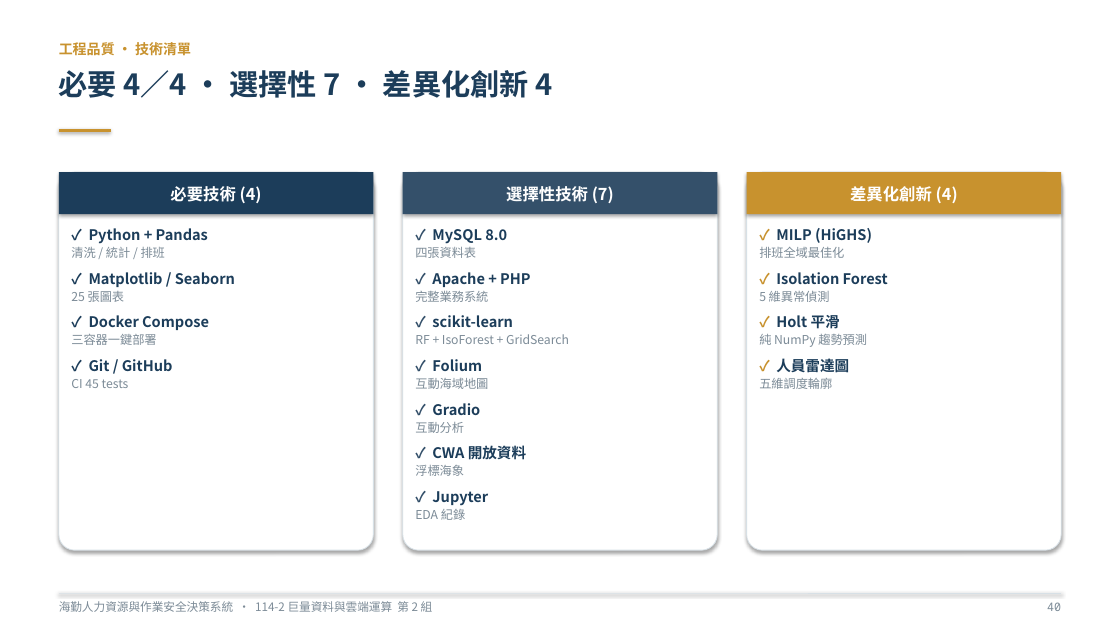
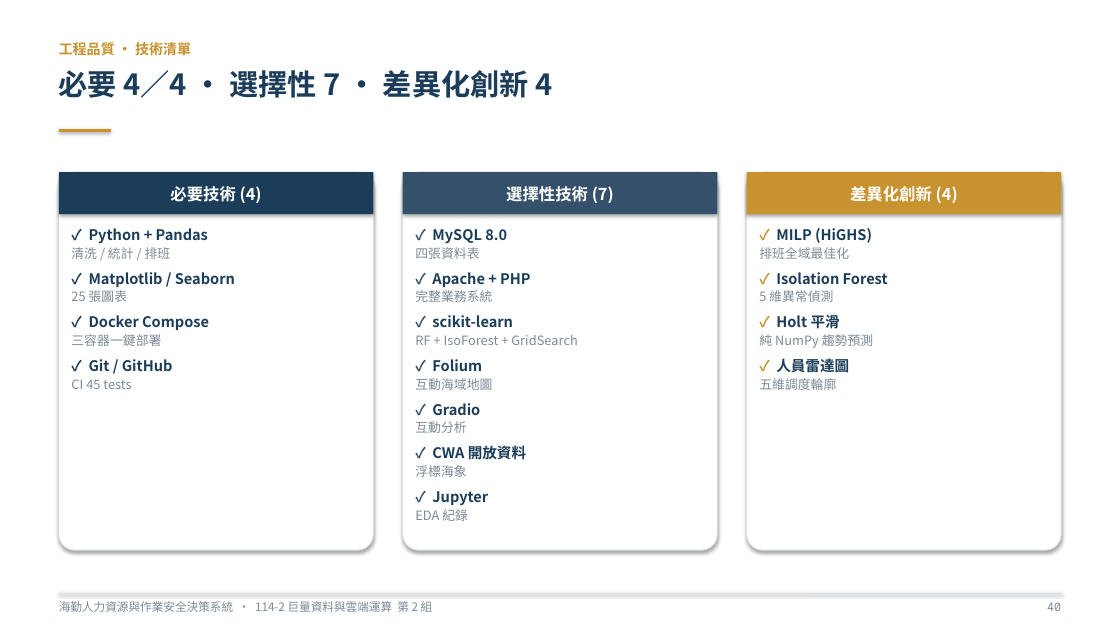
Before and after one commit to rocjveteran/114-2_BigDataCC-2nd, a slide deck: slide 50 of docs/slides/巨量資料與雲端運算技術_海勤人力資源與作業安全決策系統_黃宇平_傅瀚鋌_曾紹喆_劉家样_李翊丞_林秉賢.pptx. Drawn at 1120x630 pixels with LibreOffice and Linux fonts; fonts in the diff are those of the drawing. Boxes give left, top, right and bottom in pixels: in the first picture for what was removed or moved away, otherwise in the second. Text is boxed around its words. In the diff, an @@ line names an element or a change of style, - is before the commit and + after.

```diff
--- a/docs/slides/巨量資料與雲端運算技術_海勤人力資源與作業安全決策系統_黃宇平_傅瀚鋌_曾紹喆_劉家样_李翊丞_林秉賢.pptx
+++ b/docs/slides/巨量資料與雲端運算技術_海勤人力資源與作業安全決策系統_黃宇平_傅瀚鋌_曾紹喆_劉家样_李翊丞_林秉賢.pptx
@@ text at (x1=71, y1=247, x2=171, y2=259): size 10.5 to 11 pt in "清洗 / 統計 / 排班" @@
@@ text at (x1=415, y1=247, x2=479, y2=259): size 10.5 to 11 pt in "四張資料表" @@
@@ text at (x1=759, y1=247, x2=849, y2=259): size 10.5 to 11 pt in "排班全域最佳化" @@
@@ text at (x1=71, y1=290, x2=128, y2=302): size 10.5 to 11 pt in "25 張圖表" @@
@@ text at (x1=415, y1=290, x2=492, y2=302): size 10.5 to 11 pt in "完整業務系統" @@
@@ text at (x1=759, y1=290, x2=833, y2=302): size 10.5 to 11 pt in "5 維異常偵測" @@
@@ text at (x1=71, y1=334, x2=161, y2=346): size 10.5 to 11 pt in "三容器一鍵部署" @@
@@ text at (x1=415, y1=335, x2=577, y2=345): size 10.5 to 11 pt in "RF + IsoForest + GridSearch" @@
@@ text at (x1=759, y1=334, x2=873, y2=348): size 10.5 to 11 pt in "純 NumPy 趨勢預測" @@
@@ text at (x1=71, y1=379, x2=131, y2=389): size 10.5 to 11 pt in "CI 45 tests" @@
@@ text at (x1=415, y1=378, x2=492, y2=390): size 10.5 to 11 pt in "互動海域地圖" @@
@@ text at (x1=759, y1=378, x2=836, y2=390): size 10.5 to 11 pt in "五維調度輪廓" @@
@@ text at (x1=415, y1=421, x2=466, y2=433): size 10.5 to 11 pt in "互動分析" @@
@@ text at (x1=415, y1=465, x2=466, y2=477): size 10.5 to 11 pt in "浮標海象" @@
@@ text at (x1=415, y1=509, x2=468, y2=521): size 10.5 to 11 pt in "EDA 紀錄" @@
```
Also in this commit, not shown: 18 other slides changed, 1 slide added, 37 other files.
